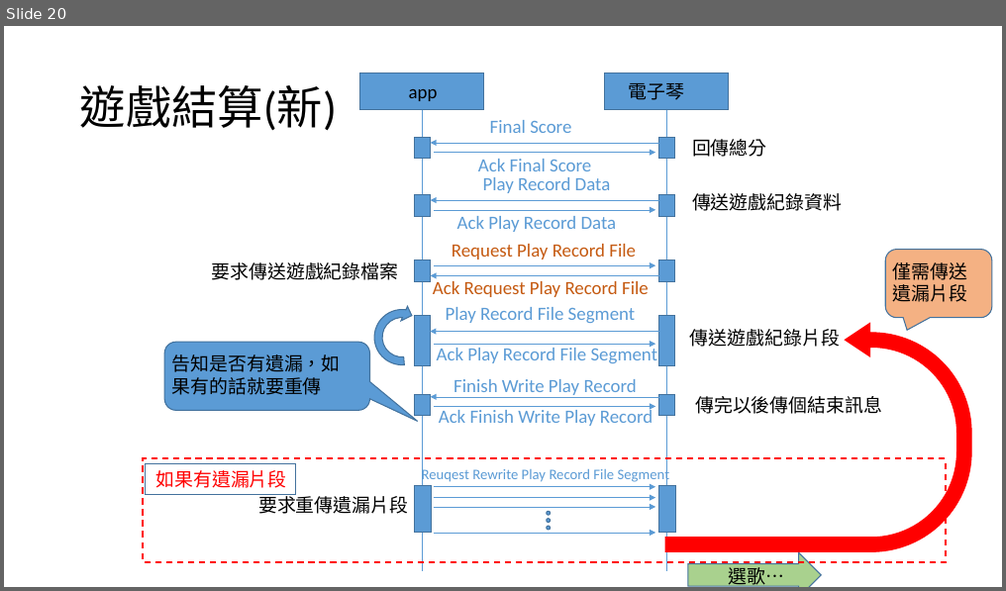
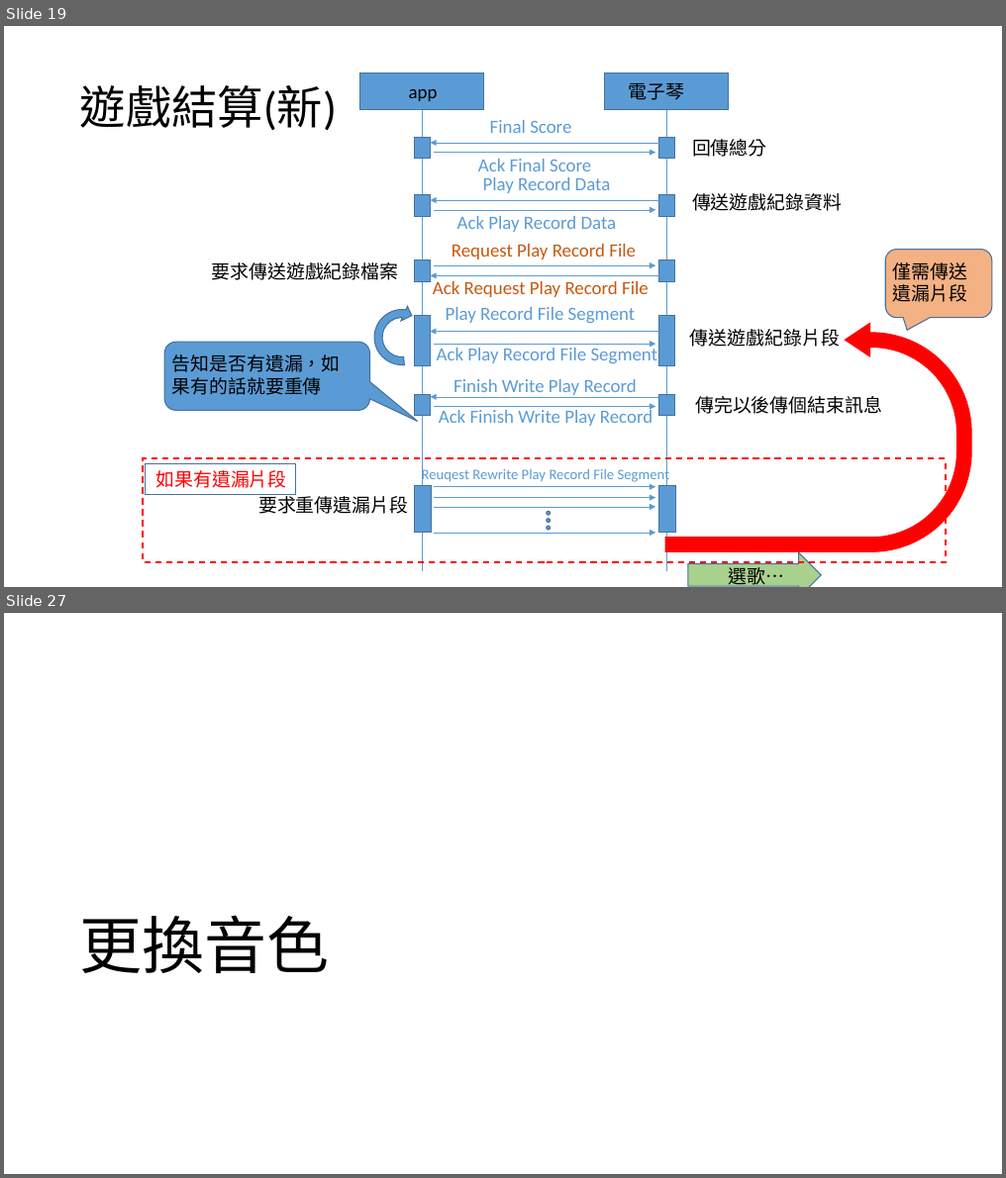
Before and after one commit to lisyaoran51/MeteoKB2, a slide deck: 藍芽溝通方式_20210514.pptx. Shown one above the other, each under a label of ours: slide 20 before the commit, slides 19 and 27 after it; the slides between them are not shown. The pictures are 1006x591 and 1006x1178 pixels, drawn with LibreOffice and Linux fonts; fonts in the diff are those of the drawing. Boxes give left, top, right and bottom in pixels: in the first picture for what was removed or moved away, otherwise in the second. Text is boxed around its words. In the diff, an @@ line names an element or a change of style, - is before the commit and + after.

```diff
--- a/藍芽溝通方式_20210514.pptx
+++ b/藍芽溝通方式_20210514.pptx
@@ slide 27 added at [4,613,1002,1174], background #FFFFFF @@
@@ title added at [79,915,329,973], 60 pt, text #000000 @@
+更換音色
@@ what was slide 20 is now slide 19 @@
```
Also in this commit, not shown: 4 slides changed, 7 other slides added, 2 other files.
